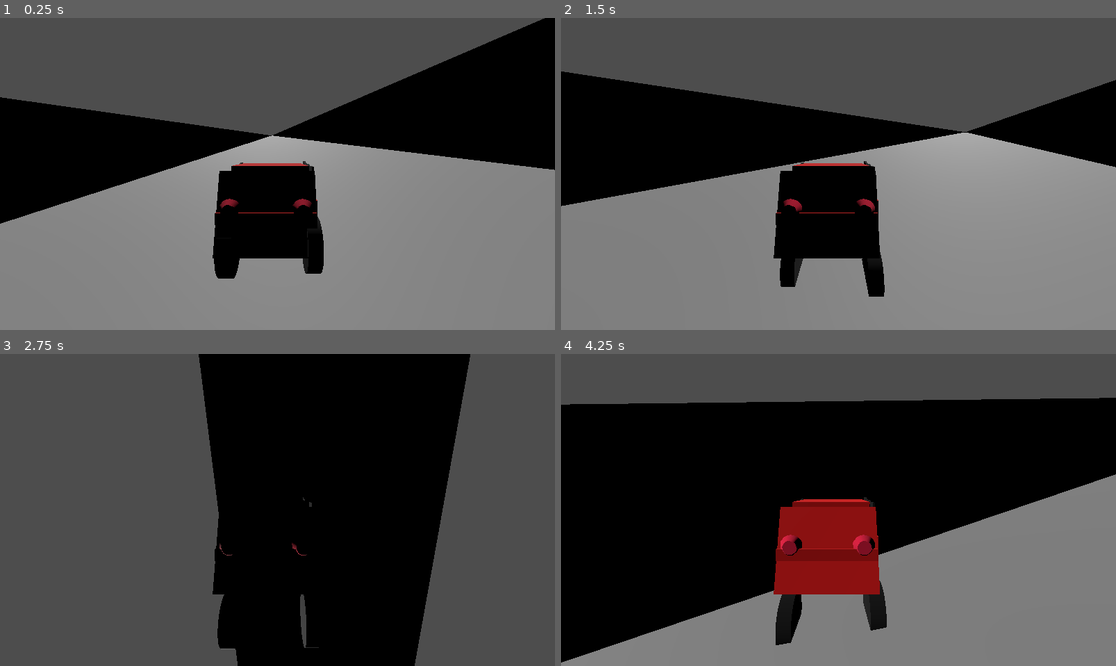
Above: before the commit, frames 1-4 (two rows, left to right).
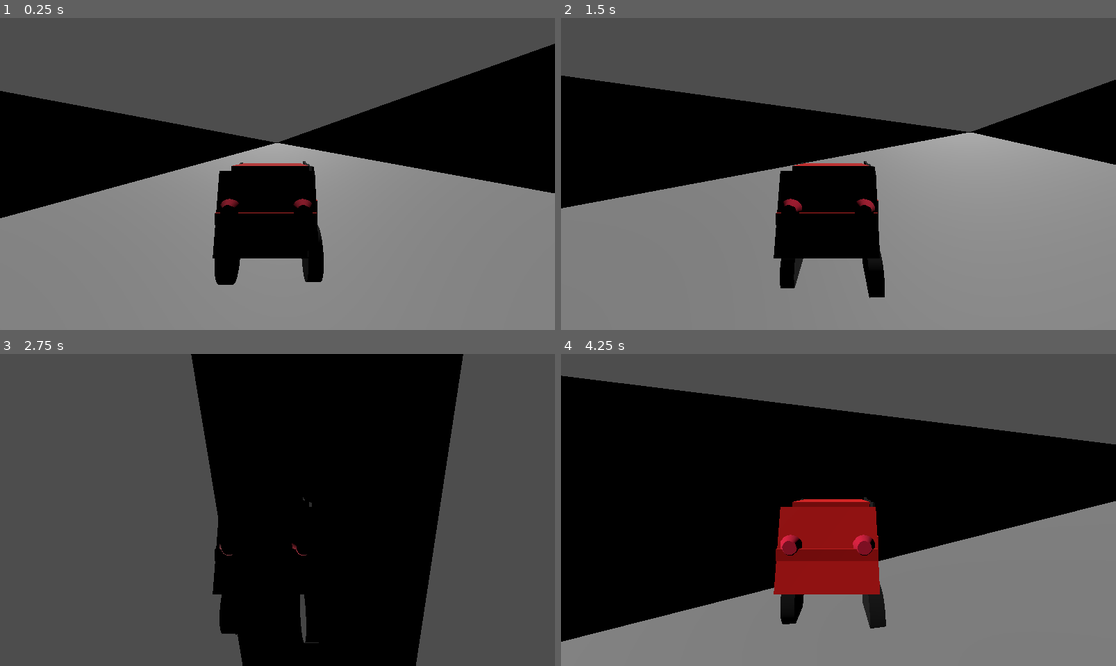
Above: after the commit, the same moments.

Repository: km2000-a11y/Urban-Drive
Game: Godot game, scene res://main.tscn
Two runs of this game, one before a commit and one after it. Both use one fixed random seed, a clock stepped at 60 frames per second and the inputs below.
Inputs:
- Up to frame 1 (0.25 s): no input
- Up to frame 2 (1.5 s): hold D (turn_right) 0.53-1.28 s; hold S (brake) from 1.28 s (still down)
- Up to frame 3 (2.75 s): release S (brake) at 2.03 s; hold D (turn_right) from 2.03 s (still down)
- Up to frame 4 (4.25 s): release D (turn_right) at 2.78 s; hold W (accelerate) 2.78-3.53 s; hold A (turn_left) from 3.53 s (still down)

The runs differ from the first frame. In frame 1, 6.9% of the frame differs, in the area x 0-100%, y 0-86%; in frame 2, 1.0%; in frame 3, 1.3%; in frame 4, 10%, in the area x 0-100%, y 6-99%.

Commit message:
gbastegh

Diff:
--- a/main.tscn
+++ b/main.tscn
@@ -12,4 +12,4 @@
 transform = Transform3D(1, 0, 0, 0, 0.707107, 0.707107, 0, -0.707107, 0.707107, 0, 0, 1.94095)
 
 [node name="Abarth 500" parent="." instance=ExtResource("2_0xm2m")]
-transform = Transform3D(1, 0, 0, 0, 1, 0, 0, 0, 1, -0.328722, -0.0803572, -4.93209)
+transform = Transform3D(1, 0, 0, 0, 1, 0, 0, 0, 1, -0.329, 0.2, -4.932)
